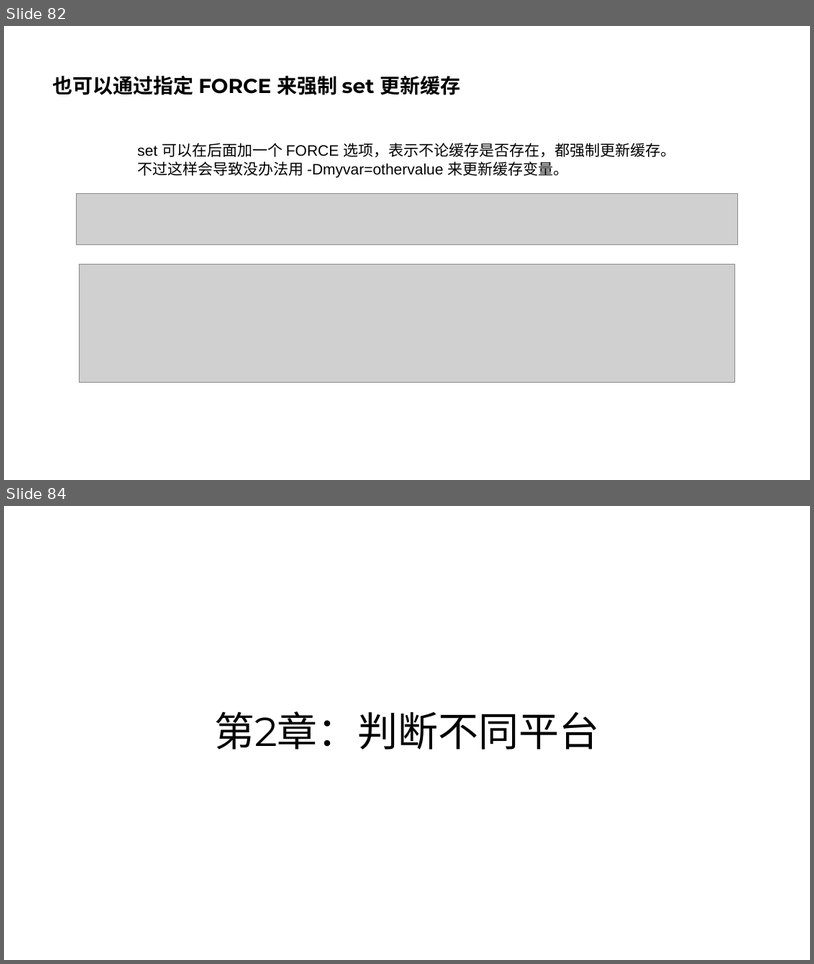
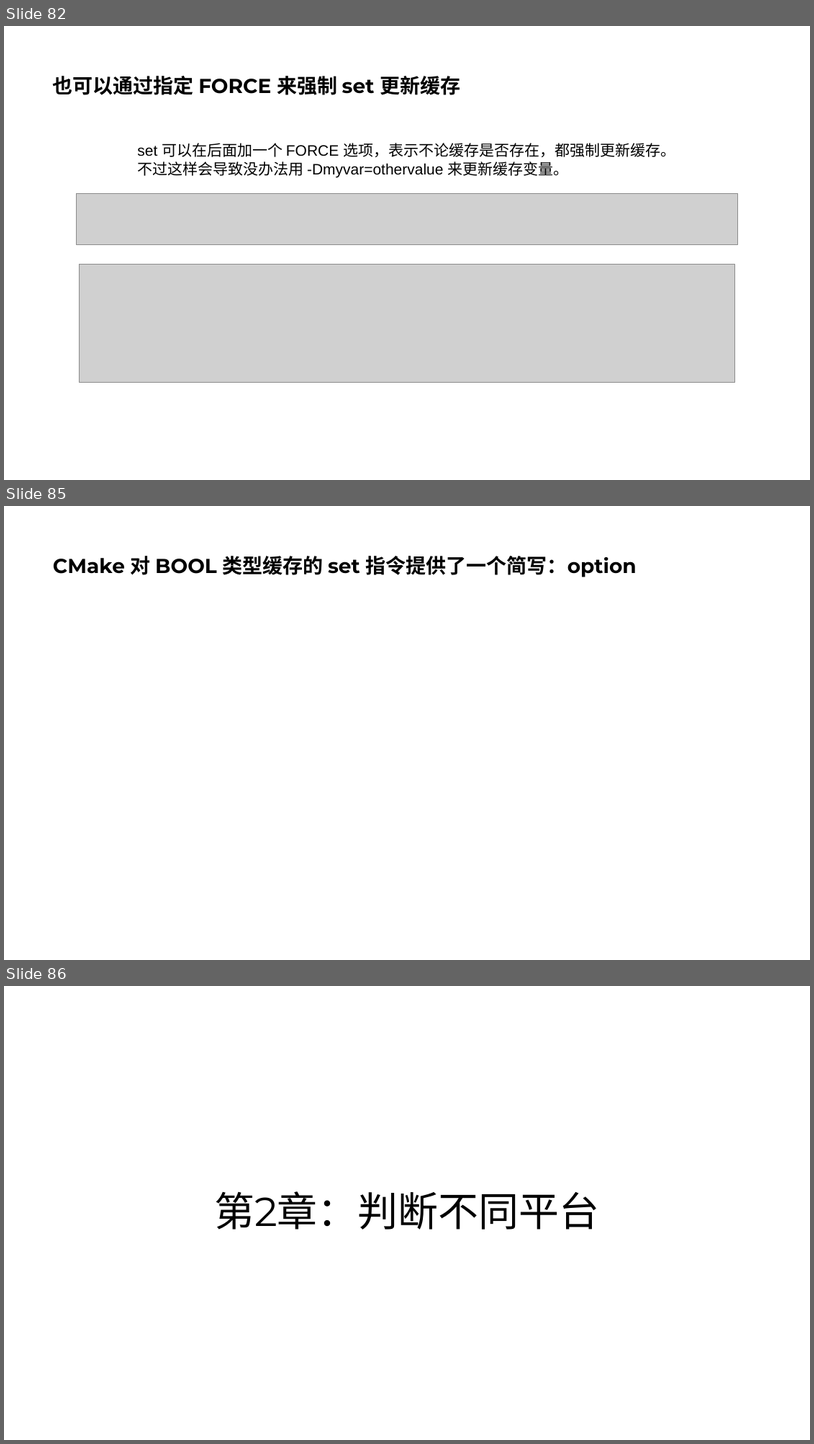
Before and after one commit to parallel101/course, a slide deck: 11/slides.pptx. Shown one above the other, each under a label of ours: slides 82 and 84 before the commit, slides 82, 85 and 86 after it; the slides between them are not shown. The pictures are 814x964 and 814x1444 pixels, drawn with LibreOffice and Linux fonts; fonts in the diff are those of the drawing; grey boxes stand for pictures. Boxes give left, top, right and bottom in pixels: in the first picture for what was removed or moved away, otherwise in the second. Text is boxed around its words. In the diff, an @@ line names an element or a change of style, - is before the commit and + after.

```diff
--- a/11/slides.pptx
+++ b/11/slides.pptx
@@ slide 85 added at [4,506,810,960], background #FFFFFF @@
@@ title added at [53,556,637,577], 24 pt, text #000000, bold @@
+CMake 对 BOOL 类型缓存的 set 指令提供了一个简写：option
@@ what was slide 84 is now slide 86 @@
```
Also in this commit, not shown: 1 slide changed, 1 other slide added, 2 other files.
